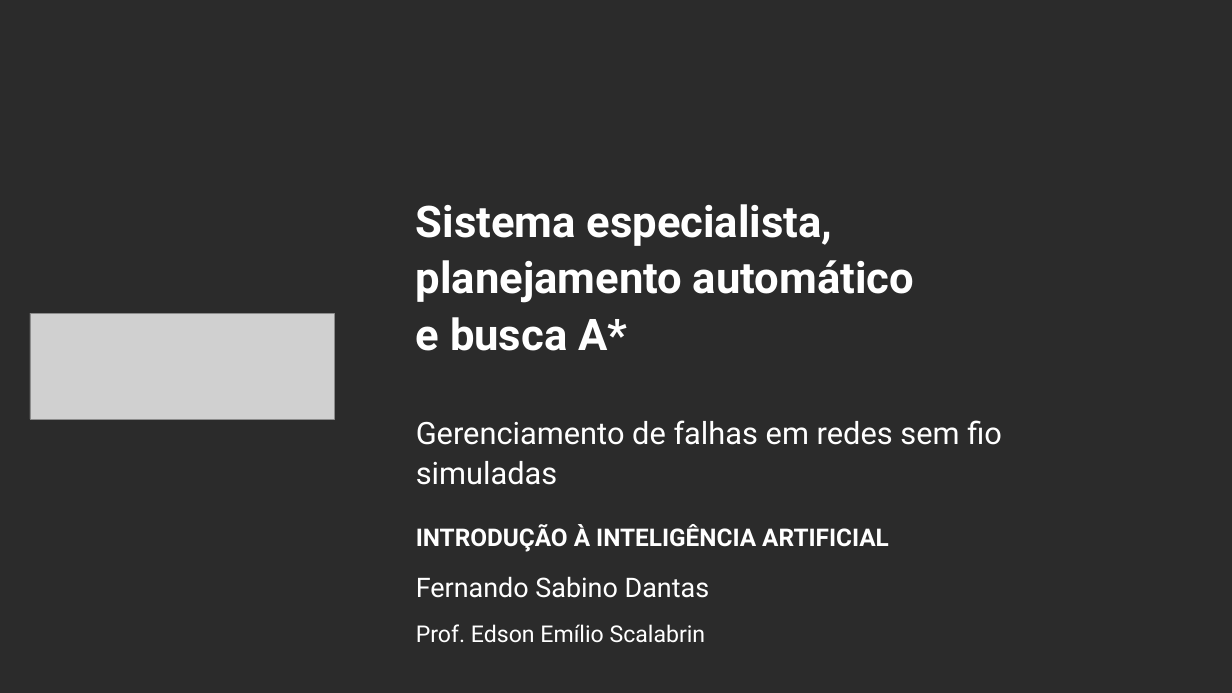
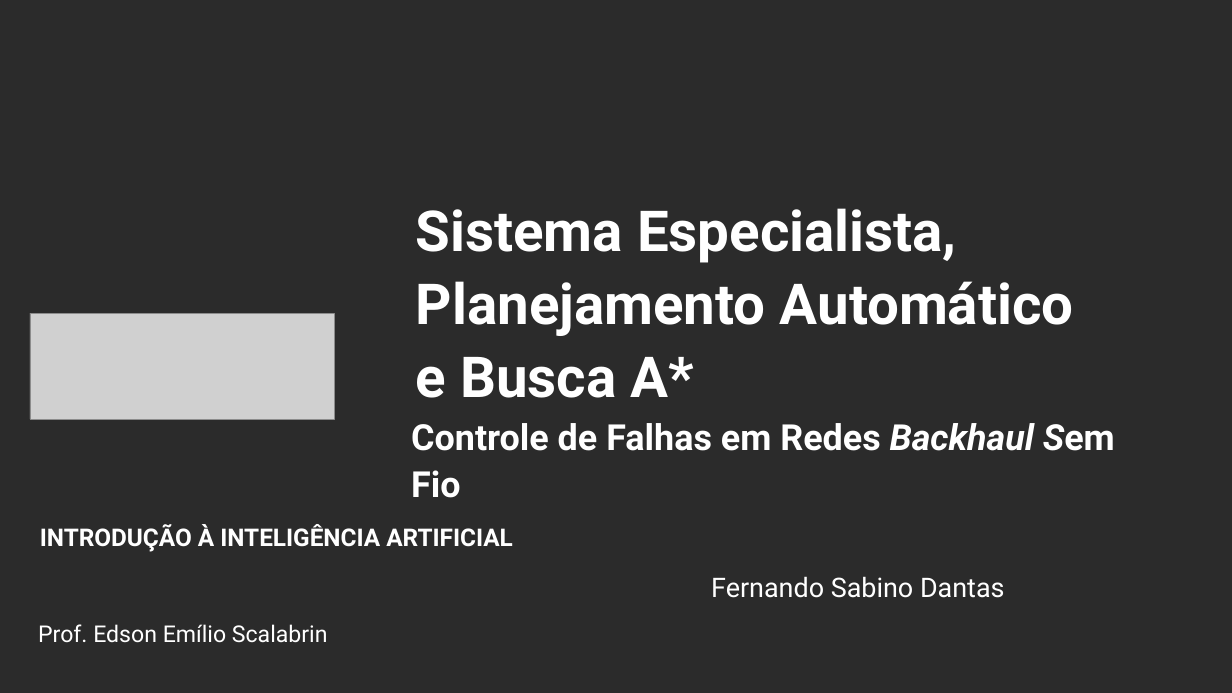
Before and after one commit to fsd-dantas/ai4systems, a slide deck: slide 1 of docs/presentation/mini-systems-presentation.pptx. Drawn at 1232x693 pixels with LibreOffice and Linux fonts; fonts in the diff are those of the drawing; grey boxes stand for pictures; background and template pictures are left out; a plain dark background stands for a picture behind light text. Boxes give left, top, right and bottom in pixels: in the first picture for what was removed or moved away, otherwise in the second. Text is boxed around its words. In the diff, an @@ line names an element or a change of style, - is before the commit and + after.

```diff
--- a/docs/presentation/mini-systems-presentation.pptx
+++ b/docs/presentation/mini-systems-presentation.pptx
@@ text at <box>416,208,1074,398</box>: text changed; size 34 to 44 pt @@
-Sistema especialista,
-planejamento automático
-e busca A*
+Sistema Especialista,
+Planejamento Automático
+e Busca A*
@@ text at <box>411,423,1115,498</box>: text changed; size 24 to 28 pt; bold on @@
-Gerenciamento de falhas em redes sem fio simuladas
+Controle de Falhas em Redes Backhaul Sem Fio
@@ text "INTRODUÇÃO À INTELIGÊNCIA ARTIFICIAL": place and size @@
-text "INTRODUÇÃO À INTELIGÊNCIA ARTIFICIAL" at <box>416,524,889,552</box>
+text "INTRODUÇÃO À INTELIGÊNCIA ARTIFICIAL" at <box>40,524,513,552</box>
@@ text "Fernando Sabino Dantas": place and size @@
-text "Fernando Sabino Dantas" at <box>416,576,710,598</box>
+text "Fernando Sabino Dantas" at <box>711,576,1005,598</box>
@@ text "Prof. Edson Emílio Scalabrin": place and size @@
-text "Prof. Edson Emílio Scalabrin" at <box>416,624,706,643</box>
+text "Prof. Edson Emílio Scalabrin" at <box>38,624,328,643</box>
```
Also in this commit, not shown: 1 other slide changed.
